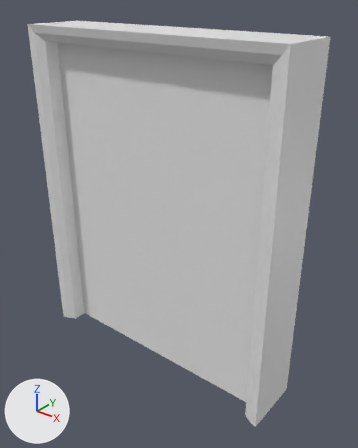
Renders of the FBX model CosmicWageWorkers/Assets/Models/backdoor.fbx from each side of a commit.
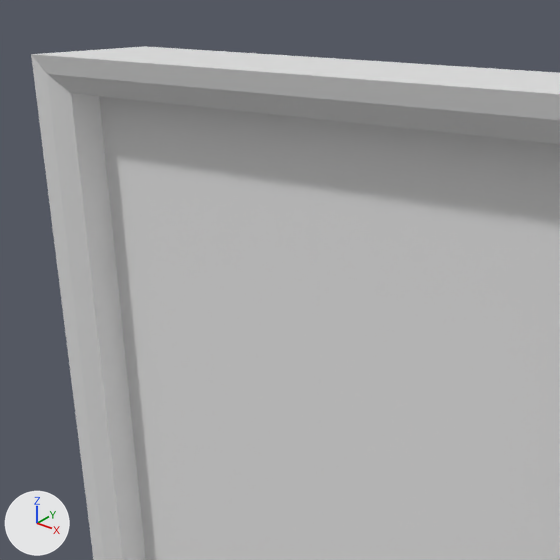
There are two pictures of each version: one whole from a 50 mm lens placed at (268.0, -310.0, 343.0), pointed at (15.0, 6.0, 147.0), one close up on the part from 4% to 73% of the width and 0% to 55% of the height. Arrows for +X, +Y and +Z are at lower left; the lights stay in place. The older version's two pictures come first.

Names of what the first close-up shows: 'backd_Low_r.008', 'backd_Low_r.009', 'backdf_L.001', 'glass_R'.
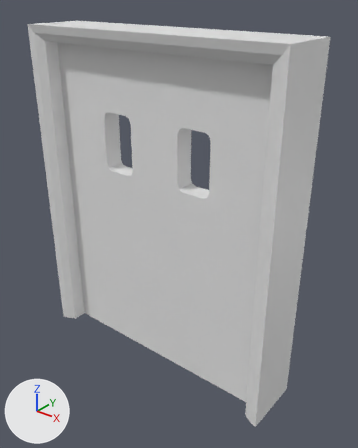
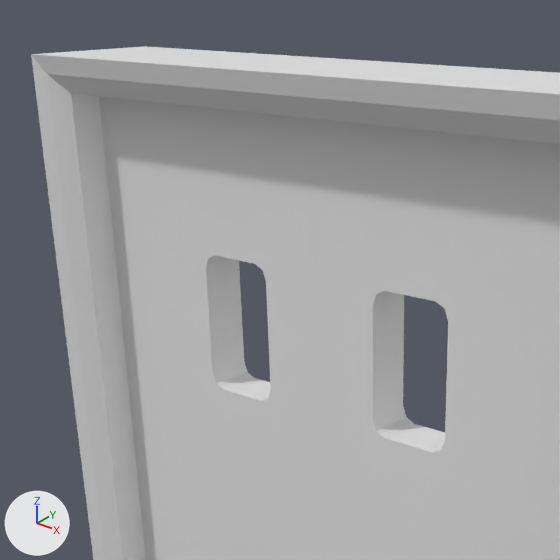
Changed parts and their boxes [x1, y1, x2, y2] in the close-ups (560 x 560 px):
'glass_R', deleted
    before: [206, 256, 448, 452]

The change, as a diff of the scene's bpy script:
```diff
--- a/CosmicWageWorkers/Assets/Models/backdoor.fbx.py
+++ b/CosmicWageWorkers/Assets/Models/backdoor.fbx.py
@@ ob_glass_r @@
-ob_glass_r = bpy.data.objects.new('glass_R', me_cube_003)
-ob_glass_r.location = (44.0, 0.0, 203.1)
```
